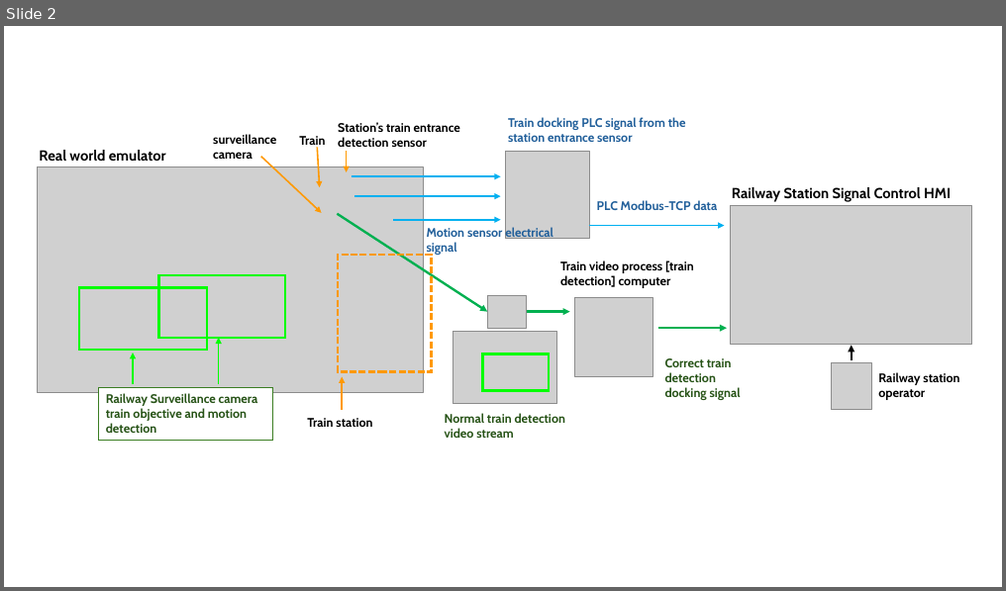
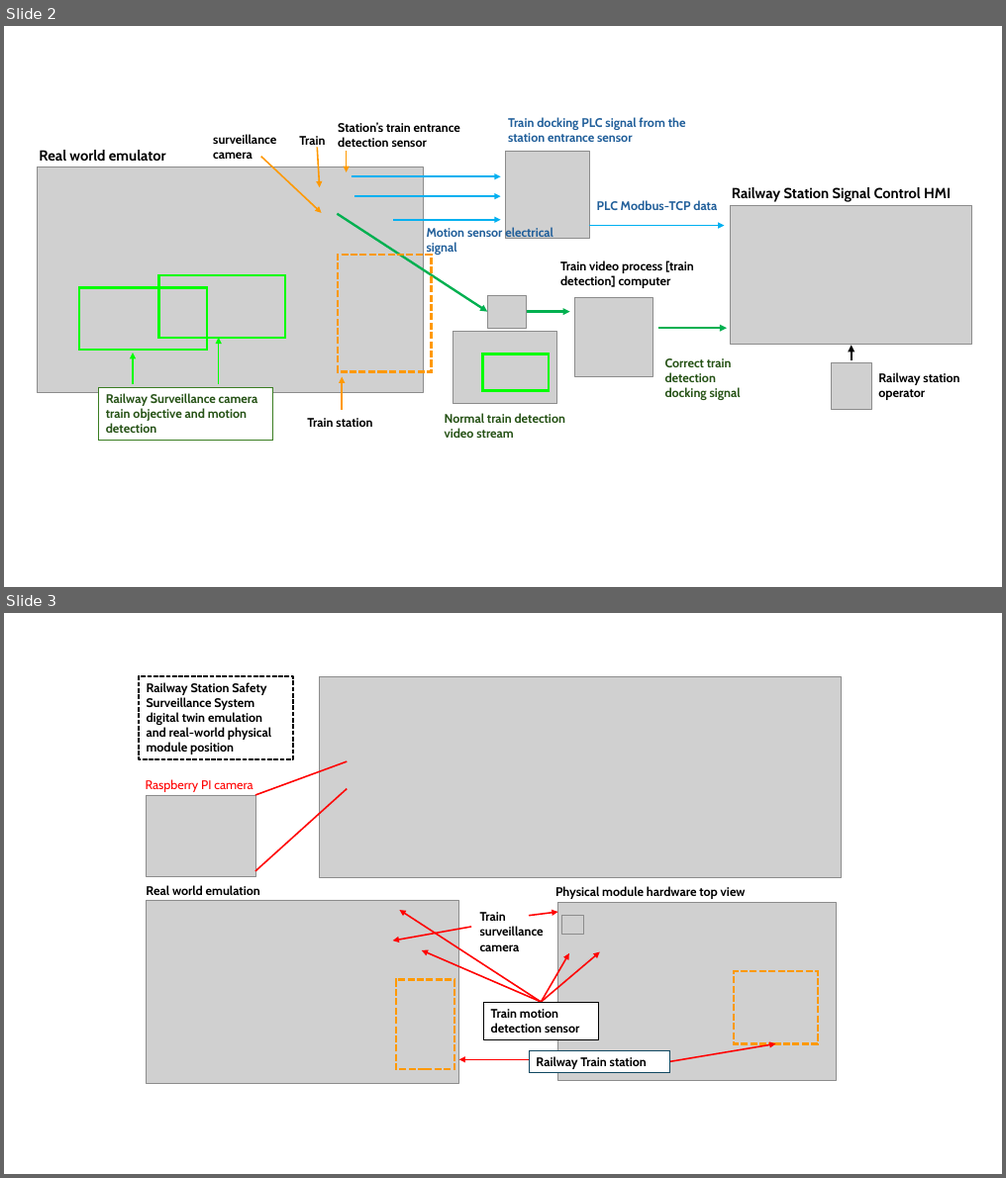
Before and after one commit to LiuYuancheng/Camera_Firmware_Attestation, a slide deck: doc/designDoc.pptx. Shown one above the other, each under a label of ours: slide 2 before the commit, slides 2 and 3 after it. The pictures are 1006x591 and 1006x1178 pixels, drawn with LibreOffice and Linux fonts; fonts in the diff are those of the drawing; grey boxes stand for pictures. Boxes give left, top, right and bottom in pixels: in the first picture for what was removed or moved away, otherwise in the second. Text is boxed around its words. In the diff, an @@ line names an element or a change of style, - is before the commit and + after.

```diff
--- a/doc/designDoc.pptx
+++ b/doc/designDoc.pptx
@@ slide 3 added at (x1=4, y1=613, x2=1002, y2=1174), background #FFFFFF @@
@@ rectangle added at (x1=139, y1=676, x2=293, y2=760), outline #000000 1.5 pt dashed, 12 pt, text #000000, bold @@
+Railway Station Safety Surveillance System digital twin emulation and real-world physical module position
@@ picture added at (x1=320, y1=676, x2=842, y2=878) @@
@@ text added at (x1=146, y1=779, x2=252, y2=792), 12 pt, text #FF0000 @@
+Raspberry PI camera
@@ line added from (347, 761) to (255, 795), #FF0000 1.5 pt @@
@@ line added from (347, 789) to (255, 871), #FF0000 1.5 pt @@
@@ picture added at (x1=147, y1=795, x2=255, y2=876) @@
@@ text added at (x1=146, y1=885, x2=260, y2=895), 12 pt, text #000000, bold @@
+Real world emulation
@@ picture added at (x1=147, y1=900, x2=459, y2=1084) @@
@@ text added at (x1=555, y1=886, x2=746, y2=899), 12 pt, text #000000, bold @@
+Physical module hardware top view
@@ picture added at (x1=558, y1=903, x2=836, y2=1081) @@
@@ arrow added from (472, 927) to (392, 941), #FF0000 1.5 pt @@
@@ arrow added from (541, 1002) to (399, 910), #FF0000 1.5 pt @@
@@ text added at (x1=480, y1=912, x2=544, y2=952), 12 pt, text #000000, bold @@
+Train surveillance camera
@@ arrow added from (529, 916) to (558, 912), #FF0000 1.5 pt @@
@@ picture added at (x1=561, y1=916, x2=584, y2=935) @@
@@ arrow added from (541, 1002) to (422, 951), #FF0000 1.5 pt @@
@@ arrow added from (541, 1002) to (569, 954), #FF0000 1.5 pt @@
@@ arrow added from (541, 1002) to (600, 953), #FF0000 1.5 pt @@
@@ rectangle added at (x1=395, y1=980, x2=453, y2=1069), outline #FF9900 2.25 pt dashed @@
@@ rectangle added at (x1=734, y1=971, x2=818, y2=1045), outline #FF9900 2.25 pt dashed @@
@@ rectangle added at (x1=484, y1=1002, x2=599, y2=1040), fill #FFFFFF, outline #000000 1 pt, 12 pt, text #000000, bold @@
+Train motion detection sensor
@@ rectangle added at (x1=529, y1=1051, x2=669, y2=1073), fill #FFFFFF, outline #104862 0.75 pt, 12 pt, text #000000, bold @@
+Railway Train station
@@ arrow added from (669, 1062) to (776, 1045), #FF0000 1.5 pt @@
@@ arrow added from (529, 1059) to (459, 1059), #FF0000 1.5 pt @@
```
Also in this commit, not shown: 2 other files.
